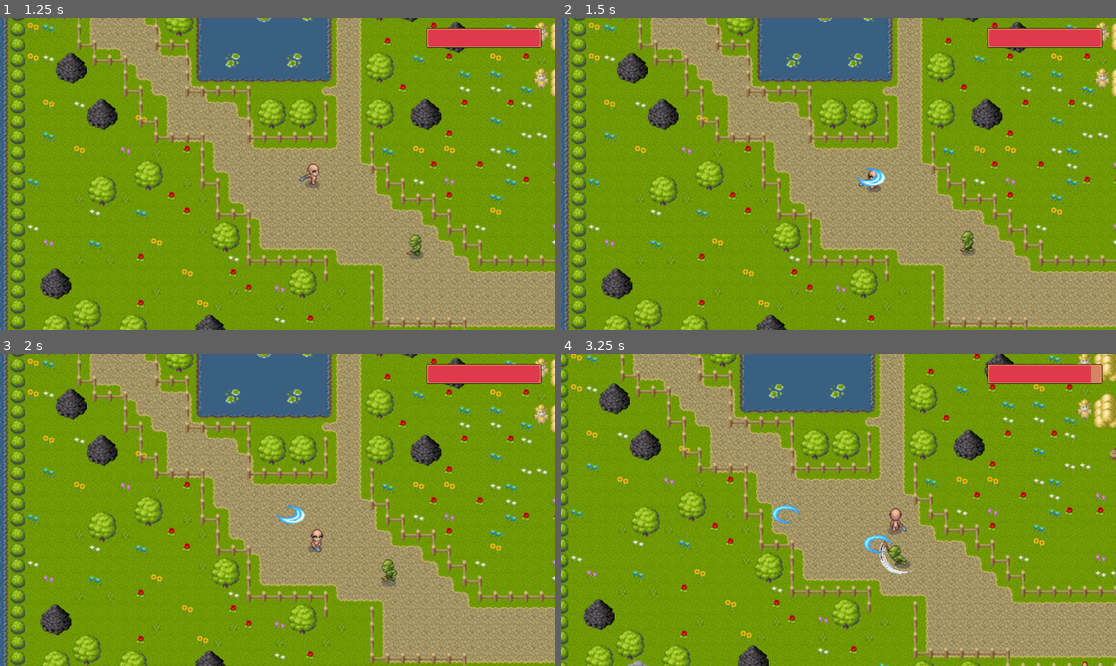
Above: before the commit, frames 1-4 (two rows, left to right).
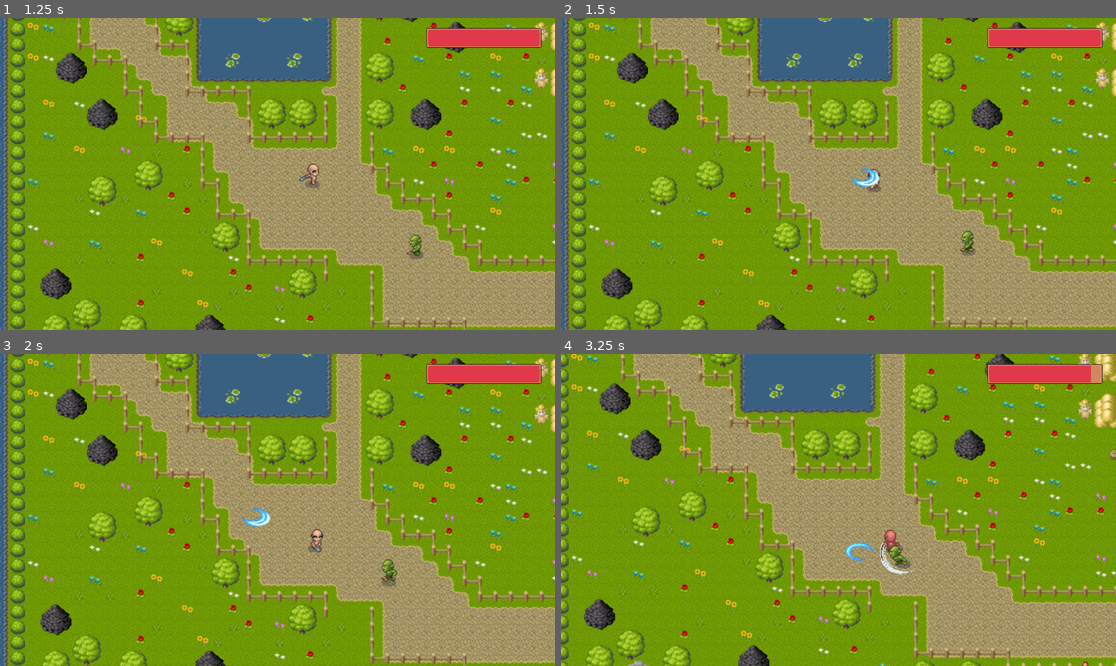
Above: after the commit, the same moments.

Repository: LushoCallapa/info_3_parcial
Game: Godot game, scene res://scenes/main.tscn
Two runs of this game, one before a commit and one after it. Both use one fixed random seed, a clock stepped at 60 frames per second and the inputs below.
Inputs (mouse positions are in pixels of both pictures, inside the frame that each line leads up to):
- Up to frame 1 (1.25 s): move the mouse to (399, 158) at 0.52 s; hold D (right) from 0.53 s (still down); click (399, 158) at 0.6 s
- Up to frame 2 (1.5 s): move the mouse to (727, 189) at 1.27 s; release D (right) at 1.28 s; hold S (down) from 1.28 s (still down); right-click (727, 189) at 1.35 s
- Up to frame 3 (2 s): keep holding S (down)
- Up to frame 4 (3.25 s): move the mouse to (894, 441) at 2.02 s; release S (down) at 2.03 s; hold D (right) 2.03-2.78 s; click (894, 441) at 2.1 s; move the mouse to (810, 572) at 2.77 s; hold W (up) from 2.78 s (still down); right-click (810, 572) at 2.85 s

Frame 1 is identical in both runs. In frame 2, 0.2% of the frame differs, in the area x 52-59%, y 47-55%; in frame 3, 0.3%; in frame 4, 3.5%, in the area x 0-100%, y 0-100%.

Commit message:
Nuevos Cambios

Diff:
--- a/proyectoz/scenes/jefe.tscn
+++ b/proyectoz/scenes/jefe.tscn
@@ -622,10 +622,10 @@
 height = 90.0
 
 [sub_resource type="RectangleShape2D" id="RectangleShape2D_5woeq"]
-size = Vector2(89.25, 42)
+size = Vector2(77.25, 69)
 
 [sub_resource type="RectangleShape2D" id="RectangleShape2D_rgcot"]
-size = Vector2(98, 42)
+size = Vector2(78, 70)
 
 [node name="jefe" type="CharacterBody2D"]
 collision_layer = 260
@@ -660,7 +660,7 @@
 
 [node name="HitBox" parent="HitBoXPivot" instance=ExtResource("62_hf62k")]
 collision_layer = 288
-collision_mask = 18
+collision_mask = 16
 
 [node name="CollisionShape2D" parent="HitBoXPivot/HitBox" index="0"]
 position = Vector2(13.25, 0)
@@ -682,17 +682,18 @@
 collision_mask = 16
 
 [node name="CollisionShape2D" type="CollisionShape2D" parent="DetectionArea"]
-position = Vector2(-71.625, 24)
+position = Vector2(-77.625, 10.5)
 shape = SubResource("RectangleShape2D_5woeq")
 debug_color = Color(0, 0, 0, 0.42)
 
 [node name="CollisionShape2D2" type="CollisionShape2D" parent="DetectionArea"]
-position = Vector2(79, 24)
+position = Vector2(89, 10)
 shape = SubResource("RectangleShape2D_rgcot")
 debug_color = Color(1.86507e-07, 0.173807, 0.20874, 0.42)
 
 [node name="NavigationAgent2D" type="NavigationAgent2D" parent="."]
 
+[connection signal="area_entered" from="HitBoXPivot/HitBox" to="." method="_on_hit_box_area_entered"]
 [connection signal="area_entered" from="DetectionArea" to="." method="_on_detection_area_area_entered"]
 [connection signal="area_exited" from="DetectionArea" to="." method="_on_detection_area_area_exited"]
 
--- a/proyectoz/scenes/main.tscn
+++ b/proyectoz/scenes/main.tscn
@@ -31,7 +31,8 @@
 
 [node name="Marker2D" type="Marker2D" parent="Level1/MainCharacter"]
 
-[node name="Orco1" parent="Level1" node_paths=PackedStringArray("target") instance=ExtResource("3_rb1l6")]
+[node name="Orco1" parent="Level1" node_paths=PackedStringArray("target", "body") instance=ExtResource("3_rb1l6")]
 position = Vector2(487, 336)
 scale = Vector2(0.8, 0.8)
 target = NodePath("../MainCharacter/Marker2D")
+body = NodePath("../MainCharacter")
--- a/proyectoz/scenes/main_character.tscn
+++ b/proyectoz/scenes/main_character.tscn
@@ -791,6 +791,20 @@
 "update": 0,
 "values": [Vector2(-0.33333, 7), Vector2(-2.33333, 7)]
 }
+tracks/5/type = "method"
+tracks/5/imported = false
+tracks/5/enabled = true
+tracks/5/path = NodePath(".")
+tracks/5/interp = 1
+tracks/5/loop_wrap = true
+tracks/5/keys = {
+"times": PackedFloat32Array(0.7),
+"transitions": PackedFloat32Array(1),
+"values": [{
+"args": [],
+"method": &"death_animation_finish"
+}]
+}
 
 [sub_resource type="Animation" id="Animation_f5nib"]
 resource_name = "sword_death_left"
@@ -856,6 +870,20 @@
 "update": 0,
 "values": [Vector2(-8.33333, 7), Vector2(-9.33333, 7)]
 }
+tracks/5/type = "method"
+tracks/5/imported = false
+tracks/5/enabled = true
+tracks/5/path = NodePath(".")
+tracks/5/interp = 1
+tracks/5/loop_wrap = true
+tracks/5/keys = {
+"times": PackedFloat32Array(0.7),
+"transitions": PackedFloat32Array(1),
+"values": [{
+"args": [],
+"method": &"death_animation_finish"
+}]
+}
 
 [sub_resource type="Animation" id="Animation_ub4ss"]
 resource_name = "sword_death_right"
@@ -921,6 +949,20 @@
 "update": 0,
 "values": [Vector2(-14.3333, 7)]
 }
+tracks/5/type = "method"
+tracks/5/imported = false
+tracks/5/enabled = true
+tracks/5/path = NodePath(".")
+tracks/5/interp = 1
+tracks/5/loop_wrap = true
+tracks/5/keys = {
+"times": PackedFloat32Array(0.7),
+"transitions": PackedFloat32Array(1),
+"values": [{
+"args": [],
+"method": &"death_animation_finish"
+}]
+}
 
 [sub_resource type="Animation" id="Animation_fhw5b"]
 resource_name = "sword_death_up"
@@ -986,6 +1028,20 @@
 "update": 0,
 "values": [Vector2(-6.33333, 7), Vector2(-7.33333, 9)]
 }
+tracks/5/type = "method"
+tracks/5/imported = false
+tracks/5/enabled = true
+tracks/5/path = NodePath(".")
+tracks/5/interp = 1
+tracks/5/loop_wrap = true
+tracks/5/keys = {
+"times": PackedFloat32Array(0.7),
+"transitions": PackedFloat32Array(1),
+"values": [{
+"args": [],
+"method": &"death_animation_finish"
+}]
+}
 
 [sub_resource type="Animation" id="Animation_apq03"]
 resource_name = "sword_hurt_down"
@@ -1051,6 +1107,20 @@
 "update": 0,
 "values": [Vector2(-2.14286, 0.142857)]
 }
+tracks/5/type = "method"
+tracks/5/imported = false
+tracks/5/enabled = true
+tracks/5/path = NodePath(".")
+tracks/5/interp = 1
+tracks/5/loop_wrap = true
+tracks/5/keys = {
+"times": PackedFloat32Array(0.384615),
+"transitions": PackedFloat32Array(1),
+"values": [{
+"args": [],
+"method": &"attack_hurt_finished"
+}]
+}
 
 [sub_resource type="Animation" id="Animation_d8cv0"]
 resource_name = "sword_hurt_left"
@@ -1128,6 +1198,20 @@
 "update": 0,
 "values": [Vector2(-1.33333, 8)]
 }
+tracks/6/type = "method"
+tracks/6/imported = false
+tracks/6/enabled = true
+tracks/6/path = NodePath(".")
+tracks/6/interp = 1
+tracks/6/loop_wrap = true
+tracks/6/keys = {
+"times": PackedFloat32Array(0.384615),
+"transitions": PackedFloat32Array(1),
+"values": [{
+"args": [],
+"method": &"attack_hurt_finished"
+}]
+}
 
 [sub_resource type="Animation" id="Animation_wg1a7"]
 resource_name = "sword_hurt_right"
@@ -1193,6 +1277,20 @@
 "update": 0,
 "values": [Vector2(-4.14286, -0.857143)]
 }
+tracks/5/type = "method"
+tracks/5/imported = false
+tracks/5/enabled = true
+tracks/5/path = NodePath(".")
+tracks/5/interp = 1
+tracks/5/loop_wrap = true
+tracks/5/keys = {
+"times": PackedFloat32Array(0.384615),
+"transitions": PackedFloat32Array(1),
+"values": [{
+"args": [],
+"method": &"attack_hurt_finished"
+}]
+}
 
 [sub_resource type="Animation" id="Animation_n57dx"]
 resource_name = "sword_hurt_up"
@@ -1257,6 +1355,20 @@
 "transitions": PackedFloat32Array(1),
 "update": 0,
 "values": [Vector2(0.666667, 8)]
+}
+tracks/5/type = "method"
+tracks/5/imported = false
+tracks/5/enabled = true
+tracks/5/path = NodePath(".")
+tracks/5/interp = 1
+tracks/5/loop_wrap = true
+tracks/5/keys = {
+"times": PackedFloat32Array(0.384615),
+"transitions": PackedFloat32Array(1),
+"values": [{
+"args": [],
+"method": &"attack_hurt_finished"
+}]
 }
 
 [sub_resource type="Animation" id="Animation_ipcr1"]
@@ -3238,6 +3350,7 @@
 advance_mode = 2
 
 [sub_resource type="AnimationNodeStateMachineTransition" id="AnimationNodeStateMachineTransition_odlvn"]
+switch_mode = 2
 advance_mode = 2
 
 [sub_resource type="AnimationNodeStateMachineTransition" id="AnimationNodeStateMachineTransition_jxn8h"]
--- a/proyectoz/scenes/next_level.tscn
+++ b/proyectoz/scenes/next_level.tscn
@@ -18,7 +18,8 @@
 
 [node name="Marker2D" type="Marker2D" parent="Level2/MainCharacter"]
 
-[node name="jefe" parent="Level2" node_paths=PackedStringArray("target") instance=ExtResource("2_rdf3i")]
+[node name="jefe" parent="Level2" node_paths=PackedStringArray("target", "body") instance=ExtResource("2_rdf3i")]
 position = Vector2(652, 314)
 scale = Vector2(1.5, 1.5)
 target = NodePath("../MainCharacter/Marker2D")
+body = NodePath("../MainCharacter")
--- a/proyectoz/scripts/bullet.gd
+++ b/proyectoz/scripts/bullet.gd
@@ -1,7 +1,7 @@
 extends RigidBody2D
 
 @export var target: Vector2
-var speed = 40
+var speed = 100
 @export var direction: Vector2
 
 
--- a/proyectoz/scripts/jefe.gd
+++ b/proyectoz/scripts/jefe.gd
@@ -1,12 +1,15 @@
 extends CharacterBody2D
+
 
 @export var target: Node2D = null
 @export var max_speed = 50
+@export var body: CharacterBody2D
 @onready var navigation: NavigationAgent2D = $NavigationAgent2D
 @onready var animation_tree = $AnimationTree
 @onready var state_machine = $AnimationTree.get("parameters/playback")
 
 enum {
+	PAUSE,
 	MOVE,
 	ROLL,
 	ATTACK
@@ -31,17 +34,20 @@
 	print(navigation.get_current_navigation_path())
 
 func _physics_process(delta: float) -> void:
+	if not body:
+		attack_anim_finished()
+		state = PAUSE
 	match state:
 		MOVE:
 			move_state(delta)
-		ROLL:
-			pass
 		ATTACK:
 			attack_state(delta)
 
 func move_state(delta):
 	if target:
 		navigation.target_position = target.global_position
+	else:
+		state = PAUSE
 	if navigation.is_navigation_finished():
 		return
 	set_animations(velocity)
@@ -57,8 +63,11 @@
 
 func attack_anim_finished():
 	state = MOVE
+	if not body:
+		state = PAUSE
 
 func _on_detection_area_area_entered(area: Area2D) -> void:
+	body.damage = 20
 	print("Hola")
 	state = ATTACK
 
@@ -66,3 +75,9 @@
 func _on_detection_area_area_exited(area: Area2D) -> void:
 	print("Adios")
 	state = MOVE
+	if not body:
+		state = PAUSE
+
+
+func _on_hit_box_area_entered(area: Area2D) -> void:
+	body.damage = 20
--- a/proyectoz/scripts/main_character.gd
+++ b/proyectoz/scripts/main_character.gd
@@ -7,7 +7,7 @@
 @onready var animation_tree = $AnimationTree
 @onready var state_machine = $AnimationTree.get("parameters/playback")
 @export var body: CharacterBody2D
-
+@export var damage = 10
 @export var maxHealth = 100
 @export var currentHealth: int = maxHealth
 
@@ -20,7 +20,8 @@
 enum {
 	MOVE,
 	ATTACK,
-	HURT
+	HURT,
+	DEATH
 }
 
 var bullet_scene
@@ -48,6 +49,8 @@
 			attack_state(delta)
 		HURT:
 			hurt_state(delta)
+		DEATH:
+			death_state(delta)
 
 func move_state(delta):
 	var input_vector = Vector2.ZERO
@@ -126,31 +129,34 @@
 func attack_anim_finished():
 	state = MOVE
 
+func attack_hurt_finished():
+	state = MOVE
+
 # Función para recibir daño
 func receive_damage(amount: int):
 	currentHealth -= amount  # Reducir la salud
+	print(currentHealth)
 	emit_signal("healthChanged", currentHealth)
 	healthChanged.emit()
 
 	# Si la salud llega a cero, el personaje muere
 	if currentHealth <= 0:
 		currentHealth = 0
-		state_machine.travel("Death")
+		state = DEATH
 	else:
 		# Si no muere, activar la animación de daño
 		state = HURT
-		state_machine.travel("Hurt")
-
-	state = MOVE
 
 # Estado cuando el personaje está recibiendo daño
+func death_state(delta):
+	state_machine.travel("Death")
+
 func hurt_state(delta):
-	velocity = Vector2.ZERO  # Detiene el movimiento durante el daño
-
+	#velocity = Vector2.ZERO  # Detiene el movimiento durante el daño
+	state_machine.travel("Hurt")
 	# Al finalizar la animación de Hurt, vuelve al estado MOVE
-	#if animation_tree.is_animation_finished():
-		#state = MOVE
-
+func death_animation_finish():
+	queue_free()
 func _on_hurt_box_area_entered(area: Area2D) -> void:
 	print("area")
-	receive_damage(10)
+	receive_damage(damage)
--- a/proyectoz/scripts/orco_1.gd
+++ b/proyectoz/scripts/orco_1.gd
@@ -2,13 +2,14 @@
 
 @export var target: Node2D = null
 @export var max_speed = 50
+@export var body: CharacterBody2D
 @onready var navigation: NavigationAgent2D = $NavigationAgent2D
 @onready var animation_tree = $AnimationTree
 @onready var state_machine = $AnimationTree.get("parameters/playback")
 
 enum {
 	MOVE,
-	ROLL,
+	PAUSE,
 	ATTACK
 }
 
@@ -31,11 +32,12 @@
 	print(navigation.get_current_navigation_path())
 
 func _physics_process(delta: float) -> void:
+	if not body:
+		attack_anim_finished()
+		state = PAUSE
 	match state:
 		MOVE:
 			move_state(delta)
-		ROLL:
-			pass
 		ATTACK:
 			attack_state(delta)
 
@@ -56,7 +58,10 @@
 	state_machine.travel("attack")
 
 func attack_anim_finished():
+
 	state = MOVE
+	if not body:
+		state = PAUSE
 
 func _on_area_2d_area_entered(area: Area2D) -> void:
 	state = ATTACK
Not shown: 1 places in proyectoz/scenes/jefe.tscn that only renumber resources
Not shown: 1 places in proyectoz/scenes/level_2.tscn that only renumber resources
